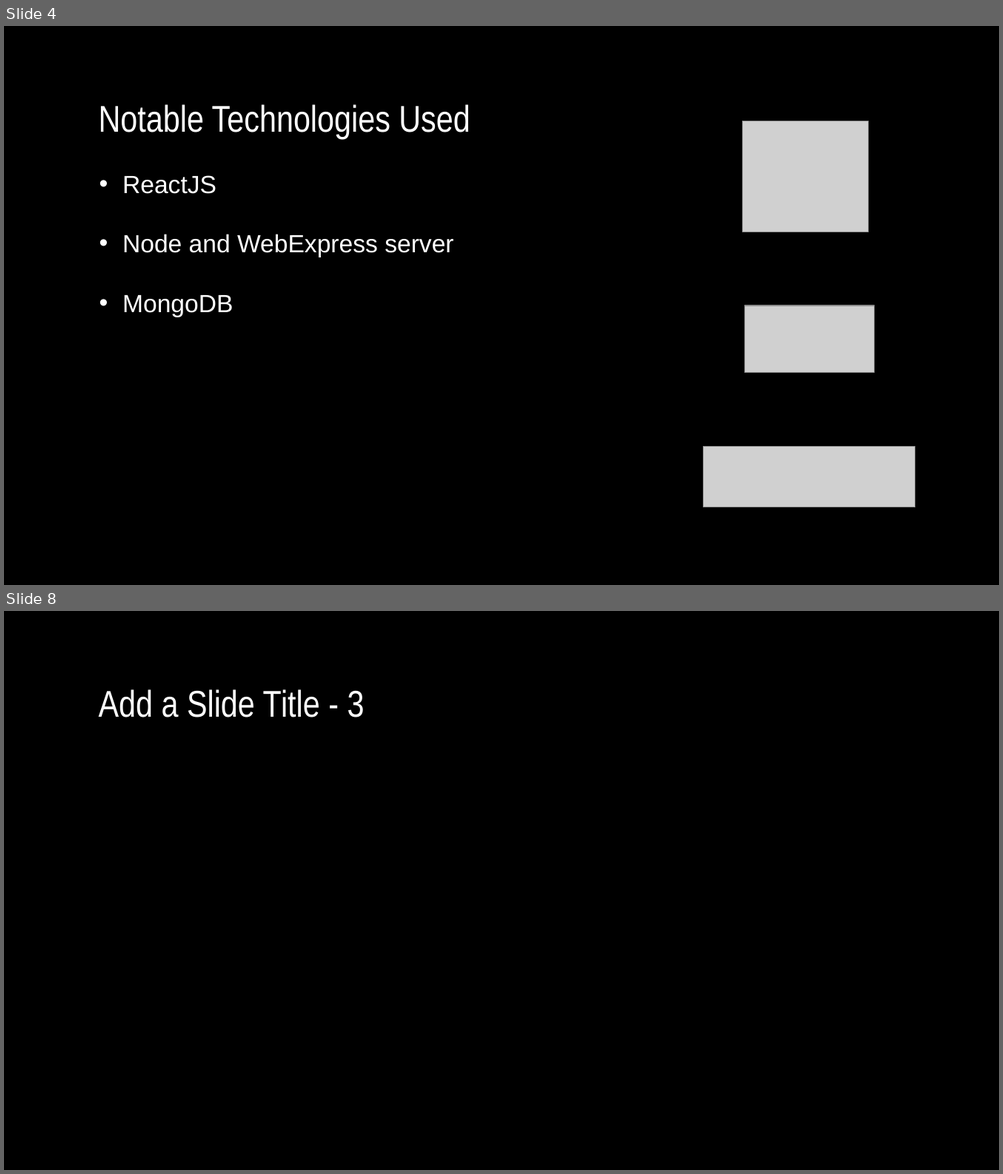
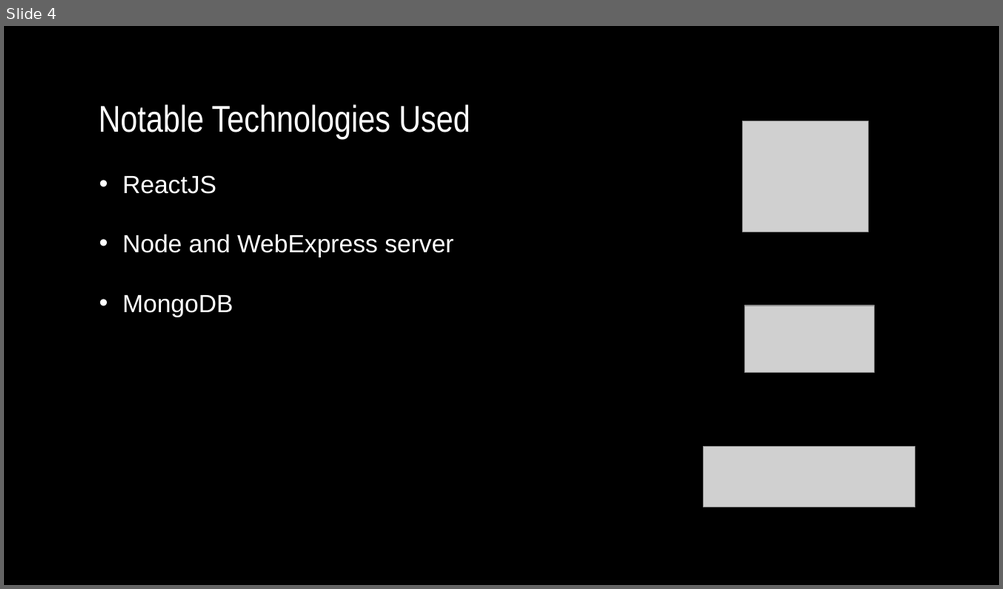
Before and after one commit to bcGoesTurbo/Sideline-Coach, a slide deck: Sideline Coach.pptx. Shown one above the other, each under a label of ours: slides 4 and 8 before the commit, slide 4 after it; the slides between them are not shown. The pictures are 1003x1174 and 1003x589 pixels, drawn with LibreOffice and Linux fonts; fonts in the diff are those of the drawing; grey boxes stand for pictures; background and template pictures are left out. Boxes give left, top, right and bottom in pixels: in the first picture for what was removed or moved away, otherwise in the second. Text is boxed around its words. In the diff, an @@ line names an element or a change of style, - is before the commit and + after.

```diff
--- a/Sideline Coach.pptx
+++ b/Sideline Coach.pptx
@@ slide 8 removed at [4, 611, 999, 1170], background picture (left out) @@
@@ title removed at [99, 689, 364, 718] @@
-Add a Slide Title - 3
```
Also in this commit, not shown: 3 slides changed, 1 slide added, 4 other slides removed.
